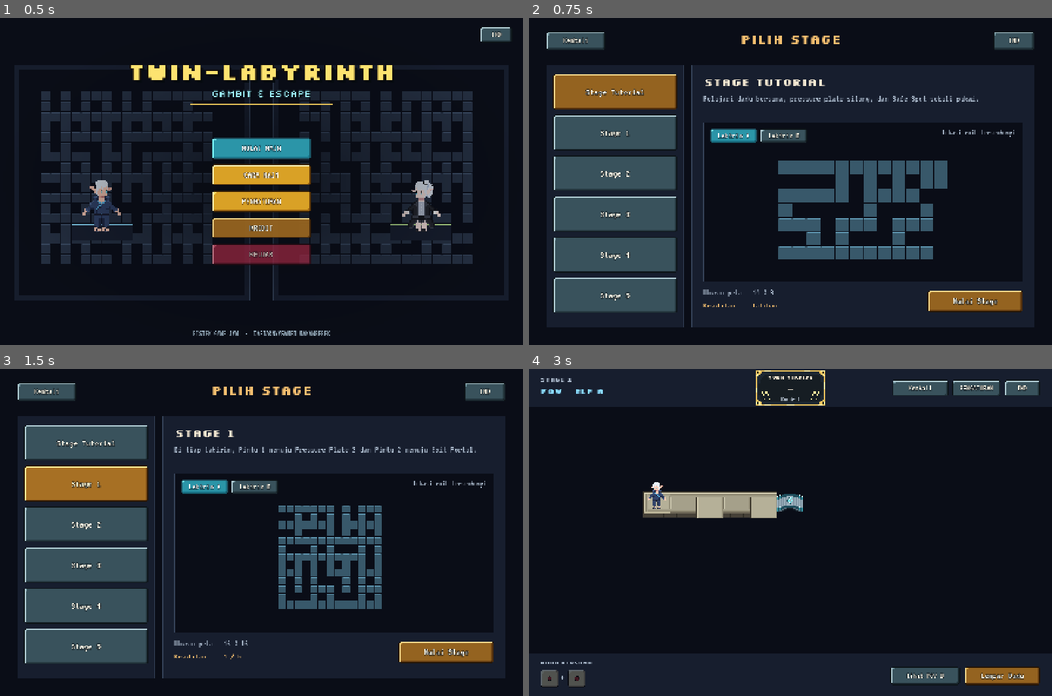
Above: before the commit, frames 1-4 (two rows, left to right).
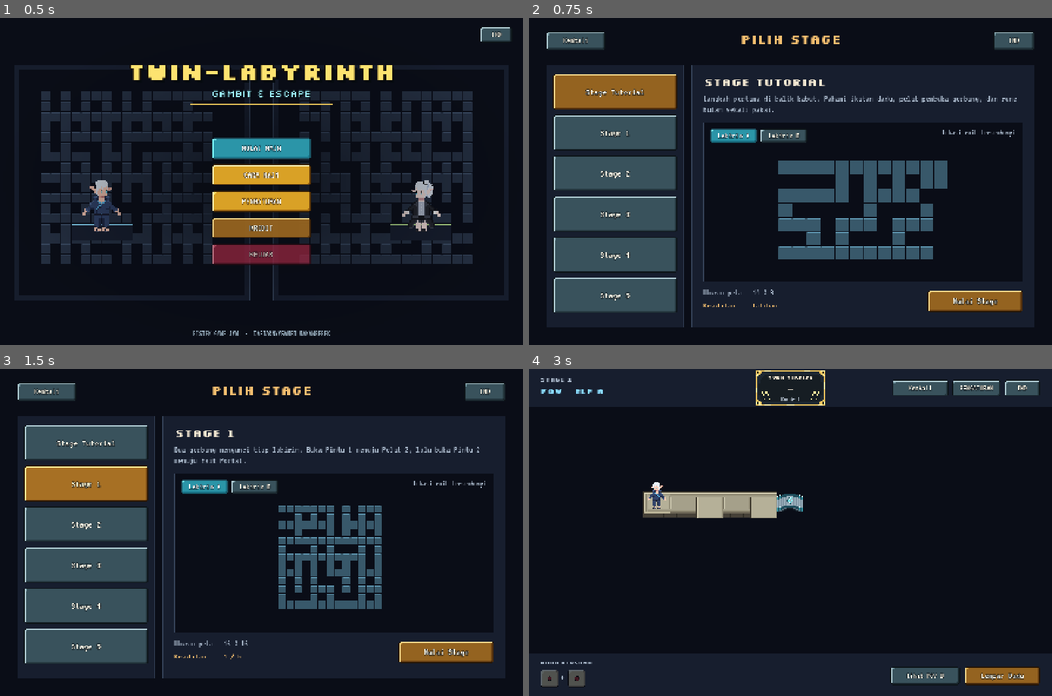
Above: after the commit, the same moments.

Repository: RISTEK-GAMEJAM/DaftarnyaSambilMakanBebek
Game: Godot game, scene res://scenes/ui/main_menu.tscn
Two runs of this game, one before a commit and one after it. Both use one fixed random seed, a clock stepped at 60 frames per second and the inputs below. Sound files missing from this copy of the repository are replaced by a short silence.
Inputs:
- Up to frame 1 (0.5 s): no input
- Up to frame 2 (0.75 s): click "MULAI MAIN" at 0.5 s
- Up to frame 3 (1.5 s): click "Stage 1" at 1.25 s
- Up to frame 4 (3 s): click "Stage 1" at 2 s; click "Mulai Stage" at 2.75 s

Frame 1 is identical in both runs. In frame 2, 0.6% of the frame differs, in the area x 33-94%, y 23-30%; in frame 3, 0.6%, in the area x 33-92%, y 23-30%; in frame 4, nothing differs.

Commit message:
feat(polish): add looping BGM with credits, typewriter tutorial intro, dark-fantasy copy, and gate/plate polish

Diff:
--- a/scripts/cross_gate.gd
+++ b/scripts/cross_gate.gd
@@ -27,7 +27,7 @@
 	if _animation and _animation.is_valid():
 		_animation.kill()
 	_animation = create_tween()
-	var height := float(BARS.get_height()) if _open else 0.0
+	var height := 25.0 if _open else 0.0
 	_animation.tween_property(self, "_lift", height, 0.42).set_trans(Tween.TRANS_CUBIC).set_ease(Tween.EASE_IN_OUT)
 	return _animation
 
--- a/scripts/game_settings.gd
+++ b/scripts/game_settings.gd
@@ -20,6 +20,7 @@
 var selected_stage := 0
 var pending_run_seed := -1
 var _sfx: AudioStreamPlayer
+var _music: AudioStreamPlayer
 var _clips: Dictionary = {}
 
 
@@ -42,18 +43,30 @@
 	add_child(_sfx)
 	for mpath in MUSIC_PATHS:
 		if ResourceLoader.exists(mpath):
-			var music := AudioStreamPlayer.new()
-			music.stream = load(mpath)
-			music.bus = &"Music"
-			add_child(music)
-			music.finished.connect(music.play)
-			music.play()
+			var stream := load(mpath)
+			if stream is AudioStreamMP3:
+				(stream as AudioStreamMP3).loop = true
+			elif stream is AudioStreamOggVorbis:
+				(stream as AudioStreamOggVorbis).loop = true
+			_music = AudioStreamPlayer.new()
+			_music.stream = stream
+			_music.bus = &"Music"
+			add_child(_music)
+			_music.finished.connect(_music.play)
+			_music.play()
 			break
 
 
 func _exit_tree() -> void:
 	if is_instance_valid(_sfx):
 		_sfx.stop()
+	if is_instance_valid(_music):
+		_music.stop()
+
+
+func set_music_paused(paused: bool) -> void:
+	if is_instance_valid(_music):
+		_music.stream_paused = paused
 
 
 func set_volume(index: int, value: float) -> void:
--- a/scripts/lang.gd
+++ b/scripts/lang.gd
@@ -31,19 +31,19 @@
 		"stage_preview_hidden_exit": "Lokasi exit tersembunyi",
 		"stage_difficulty": "Kesulitan     %d / %d",
 		"stage_training": "Kesulitan     Latihan",
-		"stage_description_0": "Pelajari dadu bersama, pressure plate silang, dan Safe Spot sekali pakai.",
-		"stage_description_1": "Di tiap labirin, Pintu 1 menuju Pressure Plate 2 dan Pintu 2 menuju Exit Portal.",
-		"stage_description_2": "Koridor lebih panjang dan Snatcher bisa bergerak lebih jauh dalam satu ronde.",
-		"stage_description_3": "Medan pandang menyempit. Sisakan langkah untuk Elf kedua saat mencari persimpangan.",
-		"stage_description_4": "Jalur makin luas. Ingat cabang yang sudah terbuka dan manfaatkan jembatan yang tersisa.",
-		"stage_description_5": "Labirin terluas. Pandangan paling terbatas dan Snatcher paling cepat.",
+		"stage_description_0": "Langkah pertama di balik kabut. Pahami ikatan dadu, pelat pembuka gerbang, dan rune bulan sekali pakai.",
+		"stage_description_1": "Dua gerbang mengunci tiap labirin. Buka Pintu 1 menuju Pelat 2, lalu buka Pintu 2 menuju Exit Portal.",
+		"stage_description_2": "Lorong makin dalam dan bayangan Snatcher mulai melangkah lebih jauh di setiap akhir ronde.",
+		"stage_description_3": "Kabut makin pekat dan pandangan menyempit. Hemat langkah untuk pasanganmu di setiap persimpangan.",
+		"stage_description_4": "Labirin semakin luas dan menyesatkan. Ingat cabang yang telah terbuka dan jaga jembatan yang tersisa.",
+		"stage_description_5": "Jantung kegelapan. Labirin terluas, pandangan paling sempit, dan Snatcher memburu dengan kecepatan penuh.",
 		"intro_speaker": "Elf %s",
 		"intro_next": "Lanjut",
-		"intro_0": "Jembatan runtuh saat kita mengejar lentera. Kita terpisah, tapi dadu ini masih terhubung. Kalau kita berdua sampai ke Exit Portal masing-masing, kita bisa bertemu lagi.",
-		"intro_1": "Dua dadu menentukan jatah langkah kita. Klik petak sebelah atau tekan tombol panah untuk maju. A boleh mengakhiri giliran dulu. B harus menghabiskan sisa langkahnya.",
-		"intro_2": "Rune bulan melindungimu dari Snatcher. Begitu kamu pergi, petaknya jadi lantai biasa. Kalau tertangkap, gabungkan empat kartu sampai tepat 24 sebelum waktu habis.",
-		"intro_3": "Injak pelat bernomor untuk membuka pintu dengan nomor dan warna yang sama di labirin satunya. Pintu tetap terbuka setelah kamu pergi.",
-		"intro_4": "A boleh melihat labirinku sebelum melangkah di giliran pertama. Setelah itu, POV berganti otomatis. Buka pintu untuk temanmu sebelum memasuki Exit Portal.",
+		"intro_0": "Jembatan runtuh saat kita mengejar lentera. Gelap memisahkan kita, tapi dua dadu ini masih terikat. Temui aku lagi di balik Exit Portal.",
+		"intro_1": "Dua dadu menentukan langkah kita. Klik petak sebelah atau tekan panah untuk melangkah. Jika kamu berhenti duluan, sisa langkah wajib kuhabiskan.",
+		"intro_2": "Rune bulan menahan Snatcher, tapi sirna begitu kamu pergi. Jika bayangannya menjeratmu, rangkai empat kartu jadi tepat 24 sebelum waktu habis.",
+		"intro_3": "Injak pelat bernomor untuk mengangkat gerbang bernomor dan berwarna sama di labirin sebelah. Sekali terangkat, jalannya tetap terbuka.",
+		"intro_4": "Sebelum melangkah di giliran pertama, intip dulu labirinku. Setelah itu, pandangan berganti otomatis. Buka jalanku sebelum masuk Exit Portal.",
 		"pov_character": "POV   ELF %s",
 		"round_number": "Ronde %d",
 		"turns_left": "Turn Tersisa",
@@ -181,19 +181,19 @@
 		"stage_preview_hidden_exit": "Exit location hidden",
 		"stage_difficulty": "Difficulty    %d / %d",
 		"stage_training": "Difficulty    Training",
-		"stage_description_0": "Learn shared dice, cross-maze pressure plates, and single-use Safe Spots.",
-		"stage_description_1": "In each maze, Gate 1 leads to Pressure Plate 2 and Gate 2 leads to the Exit Portal.",
-		"stage_description_2": "The corridors are longer, and the Snatcher can move farther each round.",
-		"stage_description_3": "You can see fewer tiles ahead. Save steps for the other Elf while you scout intersections.",
-		"stage_description_4": "The maze opens up. Remember the branches you have seen and make use of the remaining bridges.",
-		"stage_description_5": "The largest maze, the shortest line of sight, and the fastest Snatcher.",
+		"stage_description_0": "First steps into the mist. Master the twin dice, cross-maze plates, and fading moon runes.",
+		"stage_description_1": "Two gates seal each maze. Raise Gate 1 to reach Plate 2, then open Gate 2 to the Exit Portal.",
+		"stage_description_2": "The corridors stretch deeper, and the Snatcher’s shadow stalks farther at the end of every round.",
+		"stage_description_3": "The mist thickens and sight narrows. Spare enough steps for your twin at every crossroads.",
+		"stage_description_4": "The labyrinth sprawls wider. Remember every branch you uncover and ration the last safe bridges.",
+		"stage_description_5": "The heart of darkness. The widest maze, the dimmest sight, and the Snatcher hunting at full speed.",
 		"intro_speaker": "Elf %s",
 		"intro_next": "Continue",
-		"intro_0": "The bridge collapsed while we were chasing the lantern. We’re separated, but the dice are still linked. If we both reach our Exit Portals, we can meet again.",
-		"intro_1": "Two dice set our shared steps. Click a neighboring tile or use the arrow keys to move. A can end the turn early. B must spend every remaining step.",
-		"intro_2": "Moon runes protect you from the Snatcher. Once you leave, the tile becomes ordinary floor. If you get caught, combine all four cards to make exactly 24 before time runs out.",
-		"intro_3": "Step on a numbered plate to open the gate of the same number and color in the other maze. It stays open when you walk away.",
-		"intro_4": "A can peek at my maze before taking a step on the first turn. After that, our views switch automatically. Open a path for your partner before entering your Exit Portal.",
+		"intro_0": "The bridge collapsed as we chased the lantern. Darkness split us apart, yet these twin dice stay bound. Reach your Exit Portal so we can reunite.",
+		"intro_1": "Two dice decide our shared steps. Click an adjacent tile or use the arrow keys to move. If you stop early, I must spend every remaining step.",
+		"intro_2": "Moon runes hold the Snatcher back, but fade once you leave. If its shadow binds you, combine all four cards to make 24 before time runs out.",
+		"intro_3": "Step on a numbered plate to raise the matching numbered, colored gate in the other maze. Once lifted, the passage stays open.",
+		"intro_4": "Peek into my maze before your first step. After that, our views shift automatically. Unseal my path before stepping into your Exit Portal.",
 		"pov_character": "POV   ELF %s",
 		"round_number": "Round %d",
 		"turns_left": "Turns Left",
--- a/scripts/main_menu.gd
+++ b/scripts/main_menu.gd
@@ -263,8 +263,8 @@
 
 	var engine := UI.label(_credits, "", 21, UI.MUTED)
 	UI.place(engine, Rect2(38, 454, 728, 26))
-	var engine_detail := UI.label(_credits, "Godot Engine 4.7.2, Aseprite\nSilkscreen & VT323 (Google Fonts, SIL OFL)\nJumpscare SFX: Jump Scare Sound 2 — freesound_community (Pixabay)", 23)
-	UI.place(engine_detail, Rect2(38, 482, 728, 92))
+	var engine_detail := UI.label(_credits, "Godot Engine 4.7.2, Aseprite\nSilkscreen & VT323 (Google Fonts, SIL OFL)\nBGM: Short Mystical Orchestral Loop — NR-Music (Pixabay)\nSFX: Jump Scare Sound 2 — freesound_community (Pixabay)", 21)
+	UI.place(engine_detail, Rect2(38, 480, 728, 108))
 	_credit_labels = [heading, team_label, jam, contributor_label, engine]
 
 	_close_credits = UI.button(_credits, "", func() -> void: _credits.get_parent().hide(), PixelButton.Variant.GOLD, 24)
--- a/scripts/pressure_plate.gd
+++ b/scripts/pressure_plate.gd
@@ -18,7 +18,12 @@
 
 func _draw() -> void:
 	var top := Vector2(8, 11 if pressed else 9)
+	var plate_size := Vector2(16, 12)
+	var face := _accent.darkened(0.35 if pressed else 0.68)
 	draw_rect(Rect2(6, 10, 20, 15), UI.ABYSS)
-	draw_rect(Rect2(top, Vector2(16, 12)), _accent.darkened(0.35 if pressed else 0.70))
-	draw_rect(Rect2(top, Vector2(16, 12)), _accent, false, 1.0)
+	if not pressed:
+		draw_rect(Rect2(top + Vector2(0, 11), Vector2(16, 3)), _accent.darkened(0.84))
+	draw_rect(Rect2(top, plate_size), face)
+	draw_rect(Rect2(top + Vector2(1, 1), Vector2(14, 1)), _accent.lightened(0.25 if pressed else 0.15))
+	draw_rect(Rect2(top, plate_size), _accent, false, 1.0)
 	draw_string(UI.BODY_FONT, top + Vector2(5, 10), _number, HORIZONTAL_ALIGNMENT_LEFT, -1, 11, UI.INK)
--- a/scripts/snatcher_jumpscare.gd
+++ b/scripts/snatcher_jumpscare.gd
@@ -89,6 +89,7 @@
 
 func trigger() -> void:
 	# PHASE 1: Instant blackout + eerie silence + trembling "BEHIND YOU..." text!
+	GameSettings.set_music_paused(true)
 	_behind_lbl.text = Lang.t("snatcher_behind")
 	visible = true
 	modulate.a = 1.0
@@ -136,6 +137,7 @@
 	_vignette.visible = false
 	_behind_lbl.visible = false
 	modulate.a = 1.0
+	GameSettings.set_music_paused(false)
 
 
 func _process(delta: float) -> void:
--- a/scripts/stage_intro.gd
+++ b/scripts/stage_intro.gd
@@ -2,8 +2,11 @@
 
 const UI = preload("res://scripts/maze_ui.gd")
 const SPEAKERS := ["A", "B", "A", "B", "B"]
+const CHARS_PER_SECOND := 52.0
 
 var _page := 0
+var _typing := false
+var _type_tween: Tween
 var _title: Label
 var _speaker: Label
 var _body: Label
@@ -45,32 +48,64 @@
 	UI.place(_previous, Rect2(768, 122, 148, 46))
 	UI.place(_next, Rect2(928, 122, 166, 46))
 
-	Lang.language_changed.connect(_refresh)
-	_refresh()
+	Lang.language_changed.connect(_on_language_changed)
+	_refresh(true)
 
 
-func _refresh(_code: String = "") -> void:
+func _on_language_changed(_code: String = "") -> void:
+	_refresh(_typing)
+
+
+func _refresh(animate: bool = true) -> void:
 	_title.text = Lang.t("stage_tutorial")
 	_speaker.text = Lang.t("intro_speaker", [SPEAKERS[_page]])
-	_speaker.add_theme_color_override("font_color", UI.A if _page % 2 == 0 else UI.B)
+	_speaker.add_theme_color_override("font_color", UI.A if SPEAKERS[_page] == "A" else UI.B)
 	_body.text = Lang.t("intro_%d" % _page)
 	_counter.text = "%d / %d" % [_page + 1, SPEAKERS.size()]
 	_previous.visible = _page > 0
 	_previous.text = Lang.t("action_back")
 	_next.text = Lang.t("stage_begin" if _page == SPEAKERS.size() - 1 else "intro_next")
+	if animate:
+		_start_typing()
+	else:
+		_finish_typing()
+
+
+func _start_typing() -> void:
+	if _type_tween and _type_tween.is_valid():
+		_type_tween.kill()
+	var total := _body.get_total_character_count()
+	if total <= 0:
+		_finish_typing()
+		return
+	_typing = true
+	_next.disabled = true
+	_body.visible_characters = 0
+	var duration := clampf(float(total) / CHARS_PER_SECOND, 0.4, 3.6)
+	_type_tween = create_tween()
+	_type_tween.tween_property(_body, "visible_characters", total, duration)
+	_type_tween.finished.connect(_finish_typing)
+
+
+func _finish_typing() -> void:
+	_typing = false
+	_body.visible_characters = -1
+	_next.disabled = false
 
 
 func _previous_page() -> void:
 	_page -= 1
-	_refresh()
+	_refresh(true)
 
 
 func _next_page() -> void:
+	if _typing:
+		return
 	if _page == SPEAKERS.size() - 1:
 		hide()
 	else:
 		_page += 1
-		_refresh()
+		_refresh(true)
 
 
 func _unhandled_key_input(event: InputEvent) -> void:
--- a/scripts/twin_labyrinth.gd
+++ b/scripts/twin_labyrinth.gd
@@ -371,6 +371,8 @@
 		return {"path": walked, "reached_lair": true}
 
 	var path := Board.shortest_path(lane, _runners[lane], spawn, _layouts, "", _blocked_for_snatcher(lane))
+	if path.is_empty():
+		path = Board.shortest_path(lane, _runners[lane], spawn, _layouts, "", _locked_gates[lane])
 	var steps := mini(maxi(_dice.x, _dice.y), path.size())
 	if steps > 0:
 		for i in range(steps):
Not shown, added: assets/audio/bgm.mp3.import
Not shown, added: assets/audio/bgm.mp3
